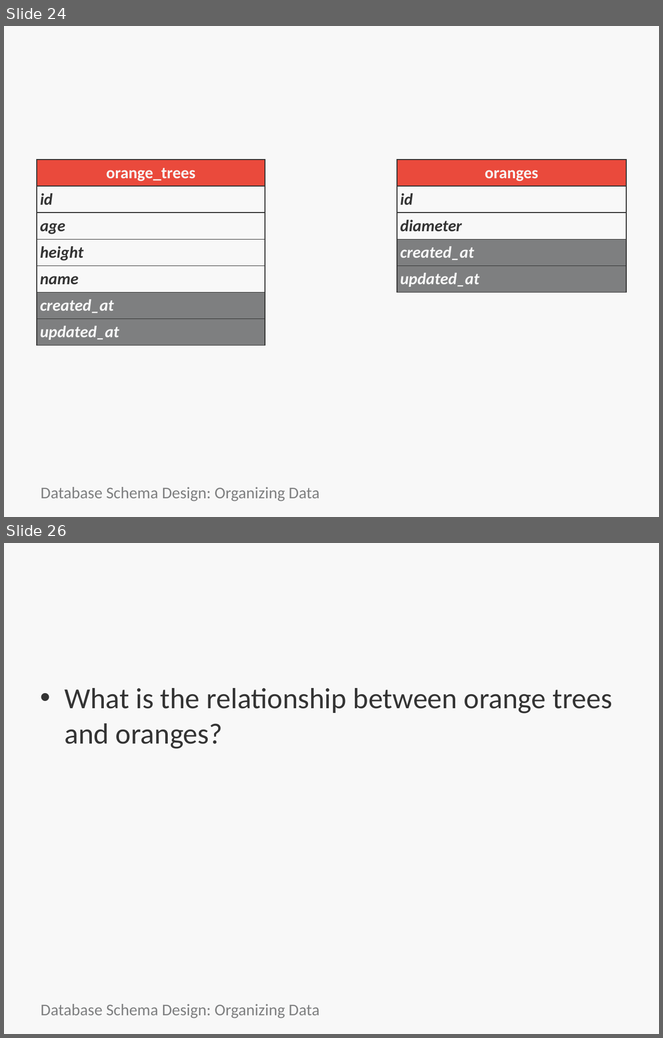
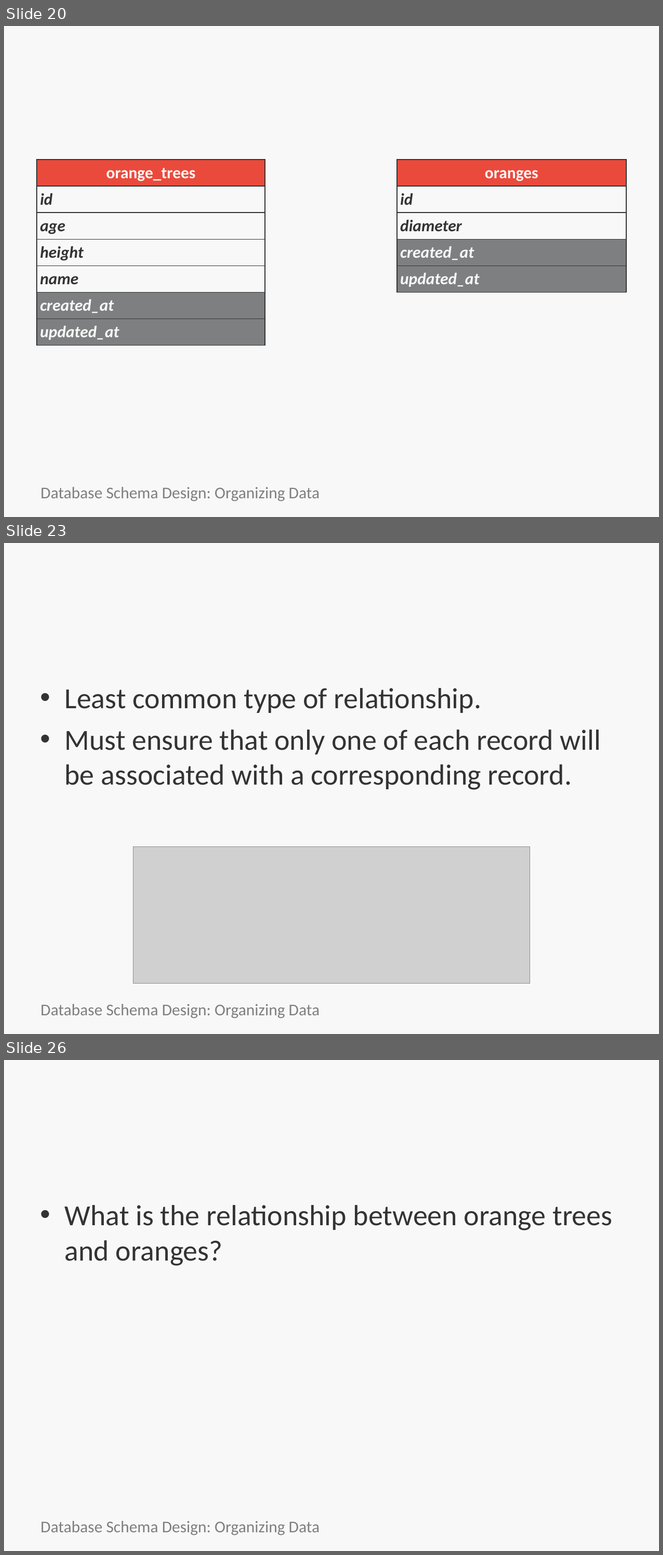
Before and after one commit to bootcoder/sql_schema_design_basics, a slide deck: HTC-schema-sql.pptx. Shown one above the other, each under a label of ours: slides 24 and 26 before the commit, slides 20, 23 and 26 after it; the slides between them are not shown. The pictures are 663x1038 and 663x1555 pixels, drawn with LibreOffice and Linux fonts; fonts in the diff are those of the drawing; grey boxes stand for pictures; background and template pictures are left out. Boxes give left, top, right and bottom in pixels: in the first picture for what was removed or moved away, otherwise in the second. Text is boxed around its words. In the diff, an @@ line names an element or a change of style, - is before the commit and + after.

```diff
--- a/HTC-schema-sql.pptx
+++ b/HTC-schema-sql.pptx
@@ slide 23 added at <box>4,543,659,1034</box>, background picture (left out) @@
@@ title added at <box>37,551,626,633</box>, 44 pt, text #F8F8F8, bold @@
+One to One
@@ text added at <box>65,688,601,790</box>, 32 pt, text #333333 @@
+• Least common type of relationship.
+• Must ensure that only one of each record will be associated with a corresponding record.
@@ picture added at <box>133,847,530,983</box> @@
@@ text added at <box>40,1004,320,1019</box>, 18 pt, text #7E7F80 @@
+Database Schema Design: Organizing Data
@@ what was slide 24 is now slide 20 @@
```
Also in this commit, not shown: 10 slides changed, 3 other slides added, 4 slides removed.
